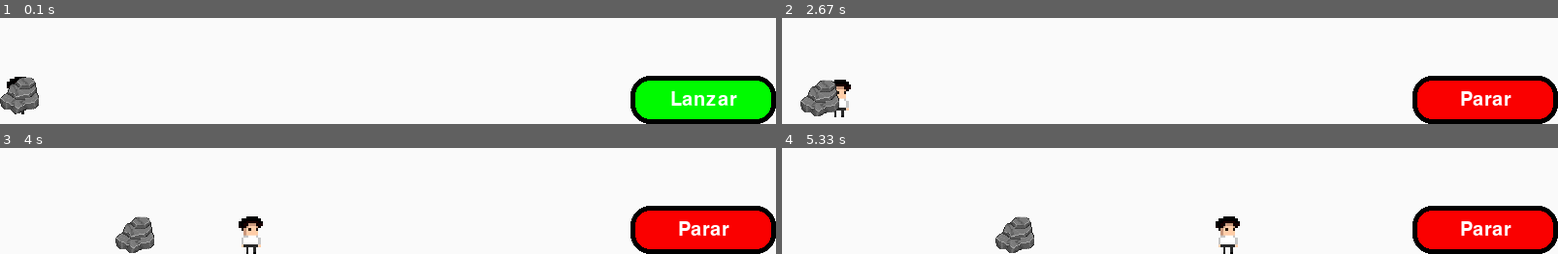
Above: before the commit, frames 1-4 (two rows, left to right).
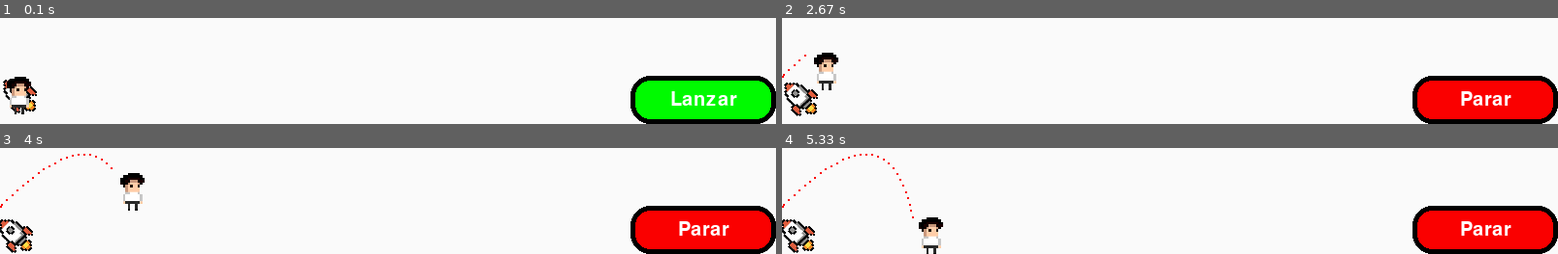
Above: after the commit, the same moments.

Repository: Nikohesu/Simulador-de-proyectiles
Game: pygame game, started from main.py
The game is run twice, just before and just after one commit, with the same random seed, the same clock (stepped at 60 frames per second) and the same inputs.
Inputs:
- Up to frame 1 (0.1 s): no input
- Up to frame 2 (2.67 s): click "Lanzar" at 0.38 s; click "Parar" at 0.72 s; tap Enter at 1 s; hold W 1.83-2.3 s; click "Lanzar" at 2.38 s
- Up to frame 3 (4 s): tap Right at 2.67 s
- Up to frame 4 (5.33 s): hold S 4.07-4.53 s

The runs differ from the first frame. In frame 1, 1.3% of the frame differs, in the area x 0-5%, y 55-90%; in frame 2, 2.5%; in frame 3, 3.2%; in frame 4, 3.3%, in the area x 0-59%, y 5-100%.

Commit message:
Cambios realizados por diego

Diff:
--- a/main.py
+++ b/main.py
@@ -11,12 +11,13 @@
 pygame.display.set_caption("simulador de lanzamiento de proyectiles")
 newtons = 15
 gravedad = 9.8
+viento = 3
 
 running = True
 fisicsrunning = False
 escala = 10 #10 pixeles equivale a 1 metro
 
-angulo = 0
+angulo = 45
 
 imghumano = pygame.image.load("assets/img/humano.png").convert_alpha()
 imgpiedra = pygame.image.load("assets/img/piedra.png").convert_alpha()
@@ -24,42 +25,52 @@
 
 pygame.display.set_icon(imgnave)
 
-
-def reiniciar ():
-        proyectilv1.fisicas.posicion = pygame.math.Vector2(0,45)
-        proyectilv2.fisicas.posicion = pygame.math.Vector2(0,45)
-        proyectilv1.fisicas.velocidad = pygame.math.Vector2(0,0)
-        proyectilv2.fisicas.velocidad = pygame.math.Vector2(0,0)
-        proyectilv1.posicion = pygame.math.Vector2(0,45)
-        proyectilv2.posicion = pygame.math.Vector2(0,45)
-
-def lanzarTodos():
-    proyectilv1.fisicas.lanzamientoCA(angulo)
-    proyectilv2.fisicas.lanzamientoCA(angulo)
+proyectiles = []
+active_proyectil = None
+
+def reiniciar():
+    for proyectil in proyectiles:
+        proyectil.posicion = proyectil.initial_posicion.copy()
+        proyectil.fisicas.posicion = proyectil.posicion
+        proyectil.fisicas.velocidad = pygame.math.Vector2(0,0)
+        proyectil.fisicas.suelo = False
+        try:
+            proyectil.graficos.clearTrayectoria()
+        except Exception:
+            pass
+
+def lanzarActivo():
+    if active_proyectil is not None:
+        active_proyectil.fisicas.lanzamientoCA(angulo)
 
 class proyectil:#separacion en clases, procesar por separado las fisicas y los graficos, luego se unen con una clase principal
     def __init__(self,screen,x,y,width,height,masa,color,img):
         self.screen = screen
         self.posicion = pygame.math.Vector2(x,y)
+        self.initial_posicion = pygame.math.Vector2(x,y)
         self.tamaño = pygame.math.Vector2(width,height)
         self.masa = masa
         self.color = color
         self.img = pygame.transform.scale(img, (self.tamaño.x*(escala), self.tamaño.y*(escala))) if img else False
 
+        global active_proyectil
         self.fisicas = fsproyecctil(self.posicion,self.tamaño,self.masa,self.screen)
         self.graficos = grproyectil(self.color,escala)
+        proyectiles.append(self)
+        active_proyectil = self
     def draw(self):
-
-        if self.img:
-            if lanzar.boton_state:
-                self.graficos.dibujarConImagen(self.screen,self.fisicas.actualizar(),self.tamaño,self.img)
+        if lanzar.boton_state:
+            pos = self.fisicas.actualizar()
+            if self.img:
+                self.graficos.dibujarConImagen(self.screen, pos, self.tamaño, self.img)
             else:
-                self.graficos.dibujarConImagen(self.screen,self.posicion,self.tamaño,self.img)
+                self.graficos.dibujar(self.screen, pos, self.tamaño, self.color)
+            self.graficos.dibujarTrayectoria(self.screen, pos)
         else:
-            if lanzar.boton_state:
-                self.graficos.dibujar(self.screen,self.fisicas.actualizar(),self.tamaño,self.color)
+            if self.img:
+                self.graficos.dibujarConImagen(self.screen, self.posicion, self.tamaño, self.img)
             else:
-                self.graficos.dibujar(self.screen,self.posicion,self.tamaño,self.color)
+                self.graficos.dibujar(self.screen, self.posicion, self.tamaño, self.color)
 
 class fsproyecctil:
     def __init__ (self,posicion,tamaño,masa,mundo):
@@ -88,10 +99,11 @@
 
         if not self.suelo:
             self.velocidad.y += gravedad*dtime
+            self.velocidad.x -= viento*dtime
 
         if self.posicion.y + self.tamaño.y >= limite_suelo:
             self.posicion.y = limite_suelo - self.tamaño.y
-            #self.velocidad.y = 0
+            self.velocidad.x = 0
             self.suelo = True
         else:
             self.suelo = False
@@ -107,30 +119,49 @@
     def __init__(self,color,escala):
         self.color = color
         self.escala = escala
+        self.trayectoria = []
+        self.sample_spacing = 6
     def dibujar(self,screen,posicion,tamaño,color):
         pygame.draw.rect(screen,color,rect=[posicion.x*self.escala,posicion.y*self.escala,tamaño.x*self.escala,tamaño.y*self.escala])
+
+    def dibujarTrayectoria(self, screen, posicion):
+        px = int(posicion.x * self.escala)
+        py = int(posicion.y * self.escala)
+        if not self.trayectoria:
+            self.trayectoria.append((px, py))
+        else:
+            lx, ly = self.trayectoria[-1]
+            dx = px - lx
+            dy = py - ly
+            if dx*dx + dy*dy >= self.sample_spacing * self.sample_spacing:
+                self.trayectoria.append((px, py))
+        for tx, ty in self.trayectoria:
+            pygame.draw.rect(screen, (250, 0, 0), (tx, ty, 2, 2))
+
+    def clearTrayectoria(self):
+        self.trayectoria.clear()
 
     def dibujarConImagen(self,screen,posicion,tamaño,img):
         rect = (posicion.x*self.escala,posicion.y*self.escala)
         screen.blit(img, rect)
 
 
-
+proyectilv3 = proyectil(screen, 0, 45, 4, 4, 1, (250, 0, 0),imgnave)
 proyectilv1 = proyectil(screen,0,45,4,4,1,(250,0,0),imghumano)#inicializo el v1 (pantalla,x(metro respecto al origen),y(metros respecto al origen),width(m),height(m),masa(kg),)
-proyectilv2 = proyectil(screen,0,45,4,4,2,(0,0,250),imgpiedra)
-lanzar = widgets.boton(screen,1, 1, 150, 50, (0, 250, 0),(250, 0, 0), "Lanzar","Parar", (255, 255, 255),reiniciar,lanzarTodos)
-
+#proyectilv2 = proyectil(screen,0,45,4,4,2,(0,0,250),imgpiedra)
+lanzar = widgets.boton(screen,1, 1, 150, 50, (0, 250, 0),(250, 0, 0), "Lanzar","Parar", (255, 255, 255),reiniciar,lanzarActivo)
 
 
 while running:
     screen.fill((250,250,250))
     dtime = 1/time.get_fps() if time.get_fps() >0 else 0
 
-    proyectilv1.draw()
-    proyectilv2.draw()
+    for proyectil in proyectiles:
+        proyectil.draw()
 
     lanzar.dibujar()
     lanzar.position_resize()
+
 
 
     pygame.display.flip()
@@ -157,6 +188,13 @@
             if event.key == pygame.K_d:
                 angulo -= 5
                 print(f"Valor del angulo : ", angulo)
+            if event.key == pygame.K_w:
+                viento += 1
+                print(f"Valor del viento : ", viento)
+            if event.key == pygame.K_s:
+                viento -= 1
+                print(f"Valor del viento : ", viento)
+
         lanzar.presionado(event)
 
         if event.type == pygame.QUIT:
